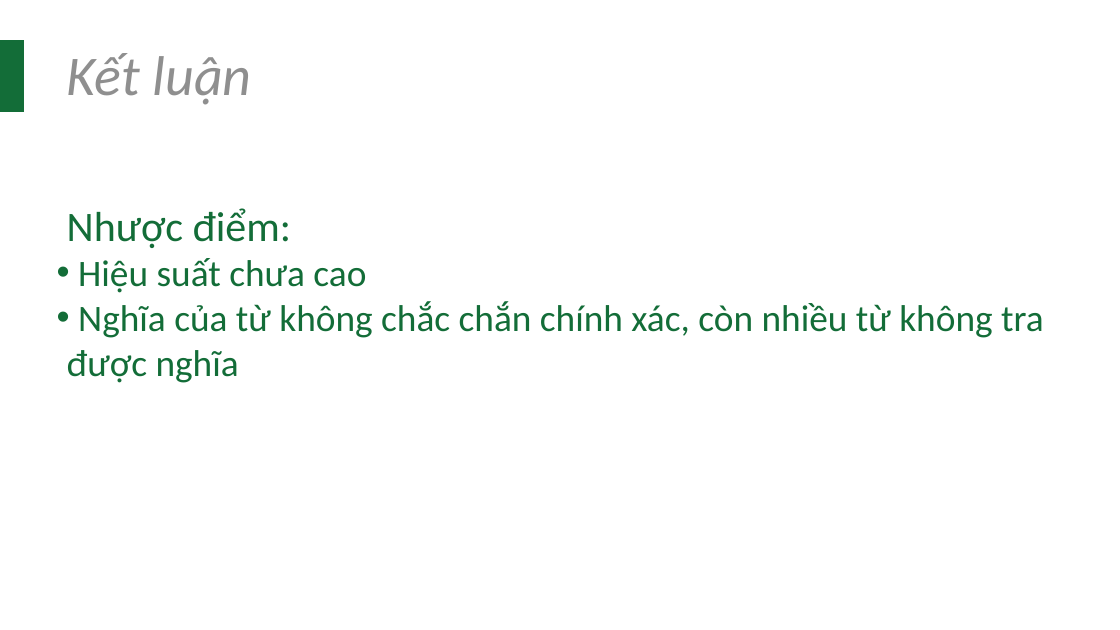
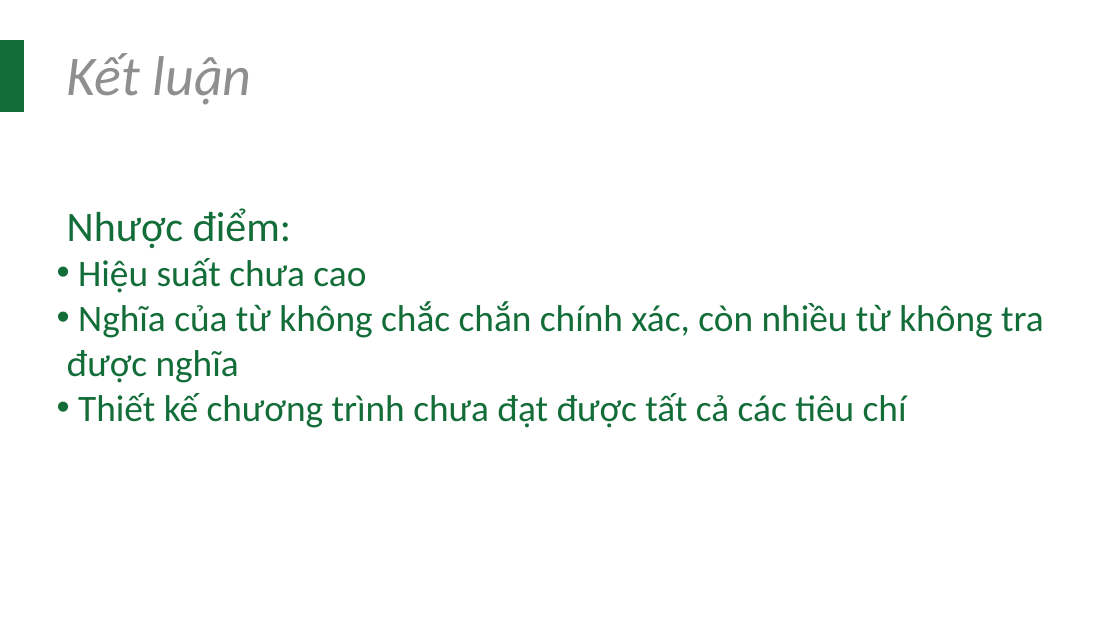
Before and after one commit to yuyuvn/OOP-Learning-English, a slide deck: slide 34 of documents/SlidebaocaoOOT.pptx. Drawn at 1120x630 pixels with LibreOffice and Linux fonts; fonts in the diff are those of the drawing. Boxes give left, top, right and bottom in pixels: in the first picture for what was removed or moved away, otherwise in the second. Text is boxed around its words. In the diff, an @@ line names an element or a change of style, - is before the commit and + after.

Commit message:
update

```diff
--- a/documents/SlidebaocaoOOT.pptx
+++ b/documents/SlidebaocaoOOT.pptx
@@ text at bbox=[78, 393, 907, 428]: paragraph added @@
+• Thiết kế chương trình chưa đạt được tất cả các tiêu chí
```
